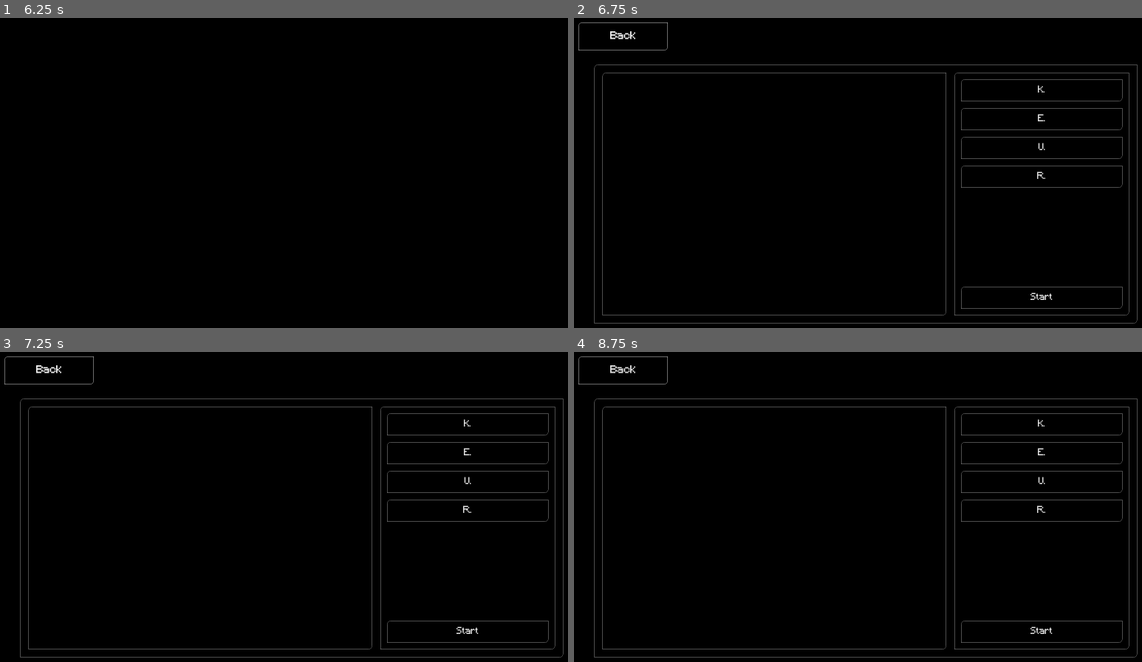
Above: before the commit, frames 1-4 (two rows, left to right).
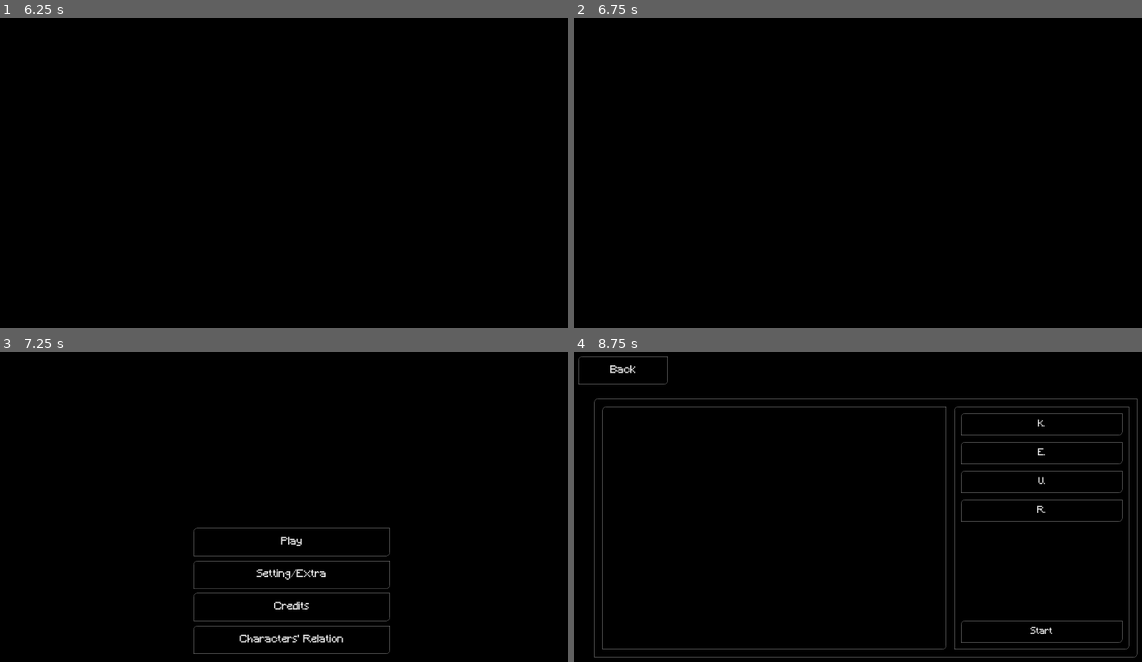
Above: after the commit, the same moments.

Repository: candydaisy/UntitledIllness
Game: Godot game, scene res://Scenes/Menus/Startscreen.tscn
The game is run twice, just before and just after one commit, with the same random seed, the same clock (stepped at 60 frames per second) and the same inputs.
Inputs (mouse positions are in pixels of both pictures, inside the frame that each line leads up to):
- Up to frame 1 (6.25 s): tap Enter (dialog_process) at 0.5, 3.5 s; move the mouse to (420, 163) at 0.52 s; hold Delete (dialog_deprocess) 0.53-1.25 s; click (420, 163) at 0.67 s; drag from (176, 197) to (261, 247) at 1.27 s; move the mouse to (352, 107) at 2.02 s; hold Delete (dialog_deprocess) 2.03-2.75 s; click (352, 107) at 2.17 s; tap Space at 2.75 s; drag from (261, 247) to (113, 129) at 2.77 s; move the mouse to (471, 228) at 3.52 s; hold Delete (dialog_deprocess) 3.53-4.25 s; click (471, 228) at 3.67 s; drag from (113, 129) to (204, 98) at 4.27 s; move the mouse to (323, 179) at 5.02 s; hold Delete (dialog_deprocess) 5.03-5.75 s; click (323, 179) at 5.17 s; click "Play" at 5.75 s
- Up to frame 2 (6.75 s): click "Back" at 6.5 s
- Up to frame 3 (7.25 s): no input
- Up to frame 4 (8.75 s): click (625, 370) at 7.25 s, where only the run before the commit has a clickable "Back"; click (863, 541) at 8 s, where only the run after the commit has a clickable "Play"

Frame 1 is identical in both runs. In frame 2, 2.6% of the frame differs, in the area x 0-100%, y 1-99%; in frame 3, 3.9%; in frame 4, less than 0.1%.

Commit message:
Fix character select Back button covered by viewweb
Move viewweb below Back, label it Relationships, and open the relationship web from it.

Co-Authored-By: Claude Opus 5.5 <noreply@anthropic.com>

Diff:
--- a/Scenes/Menus/title_menu.tscn
+++ b/Scenes/Menus/title_menu.tscn
@@ -605,16 +605,6 @@
 color = Color(0, 0, 0, 1)
 
 [node name="Back" type="Button" parent="UI/Selections" unique_id=639753405]
-layout_mode = 0
-offset_left = 22.0
-offset_top = 22.0
-offset_right = 264.0
-offset_bottom = 98.0
-theme_override_fonts/font = ExtResource("2_b1p23")
-theme_override_font_sizes/font_size = 28
-text = "Back"
-
-[node name="viewweb" type="Button" parent="UI/Selections" unique_id=1681412619]
 layout_mode = 0
 offset_left = 22.0
 offset_top = 22.0
